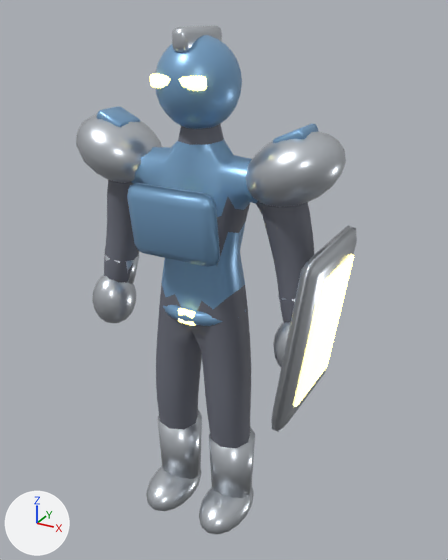
A saved change to the glTF model game/assets/models/heroes/bastion.glb.
Before and after are seen from a 50 mm lens placed at (1.171, -1.957, 2.108), pointed at (0.075, 0.036, 1.112). Arrows for +X, +Y and +Z are at lower left; the lights stay in place. The picture after the commit comes second. Vertices at exactly the same position are counted once.

Objects in the first picture: 'bastion'.
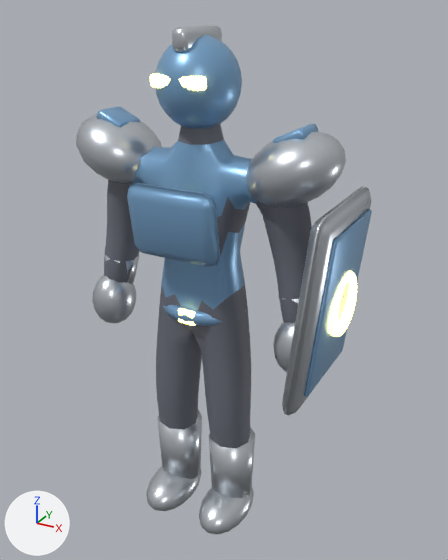
Location of each change, [x1, y1, x2, y2] in pixels of the pictures (448 x 560 px; the box of a moved part takes in the faces that stretch with it):
'bastion', reshaped
    before: [76, 25, 357, 534]
    after: [76, 25, 372, 534]
part 1 of me_bastion_mesh, moved or reshaped
    before: [271, 226, 357, 432]
    after: [282, 187, 371, 416]
part 2 of me_bastion_mesh, added
    after: [328, 271, 357, 337]
part 3 of me_bastion_mesh, rebuilt (13% wider, 23% taller)
    before: [294, 254, 354, 407]
    after: [304, 209, 372, 397]

The change in detail:
me_bastion_mesh is used by ob_bastion; location (0.0, 0.0, 0.0).
me_bastion_mesh had 2613 vertices, 5134 faces and spanned x -0.54..0.58, y -0.29..0.17, z -0.02..2.05.
me_bastion_mesh now has 2770 vertices, 5448 faces and spans x -0.54..0.61, y -0.28..0.22, z -0.02..2.05.
me_bastion_mesh part 1: the loose piece of 56 vertices spanning x 0.43..0.57, y -0.29..0.17, z 0.71..1.39 is scaled about its middle by (0.857, 1.1, 1.1), then moved by (0.03, 0.03, 0.11).
me_bastion_mesh part 2: a new loose piece, a torus around x (ring radius 0.1, tube radius 0.022) spanning x 0.563..0.607, y -0.152..0.092, z 1.033..1.277, in mat_glow_gold (yellow #ffe789, glowing yellow #ffe789).
me_bastion_mesh part 3: the loose piece of 55 vertices spanning x 0.49..0.58, y -0.22..0.1, z 0.8..1.3 is rebuilt with 52 vertices and now spans x 0.53..0.61, y -0.22..0.16, z 0.86..1.45, in mat_armor (blue #81add4).
